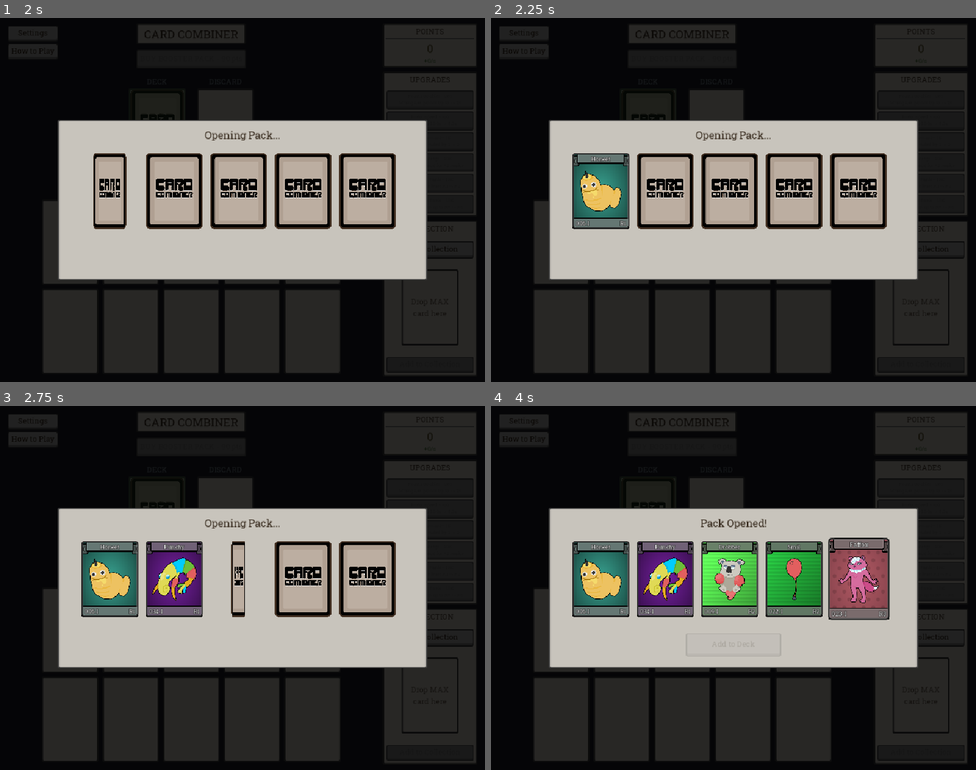
Above: before the commit, frames 1-4 (two rows, left to right).
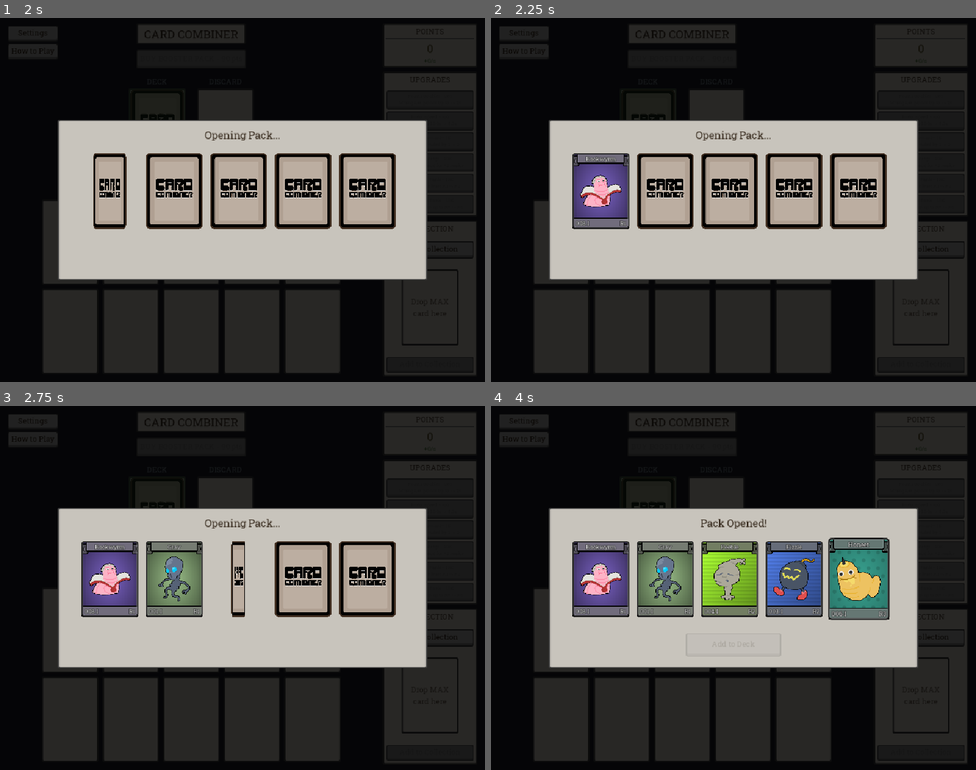
Above: after the commit, the same moments.

Repository: Triysle/card-combiner
Game: Godot game, scene res://scenes/main.tscn
The game is run twice, just before and just after one commit, with the same random seed, the same clock (stepped at 60 frames per second) and the same inputs.
Inputs:
- Up to frame 1 (2 s): click "OPEN BOOSTER PACK - FREE!" at 0.5 s; click "How to Play" at 1.25 s
- Up to frame 2 (2.25 s): click "Open Collection" at 2 s
- Up to frame 3 (2.75 s): no input
- Up to frame 4 (4 s): click "Open Collection" at 2.75 s; click "Open Collection" at 3.5 s

Frame 1 is identical in both runs. In frame 2, 1.7% of the frame differs, in the area x 17-29%, y 37-57%; in frame 3, 3.7%; in frame 4, 8.9%, in the area x 17-82%, y 36-58%.

Commit message:
0.5.8
Adjust collection / booster unlock logic such that only 10 species are in play at one time.

Diff:
--- a/scripts/deck_viewer.gd
+++ b/scripts/deck_viewer.gd
@@ -4,6 +4,7 @@
 ## Collection Viewer - nearly fullscreen grid showing all species and forms
 ## Uses actual CardDisplay instances for consistent visuals
 ## Rows = species (MID), Columns = forms (I, II, III, etc.)
+## Only shows unlocked species (not all 59)
 
 signal closed()
 signal flip_animation_complete()
@@ -106,11 +107,11 @@
 		_animate_card_flip(mid, form)
 
 func _scroll_to_mid(mid: int) -> void:
-	# Find the row for this MID
+	# Find the row index for this MID among UNLOCKED species only
 	var row_index = 0
-	var all_species = MonsterRegistry.get_all_species()
-	for i in range(all_species.size()):
-		if all_species[i].id == mid:
+	var unlocked_species = _get_unlocked_species_sorted()
+	for i in range(unlocked_species.size()):
+		if unlocked_species[i].id == mid:
 			row_index = i
 			break
 
@@ -131,10 +132,22 @@
 	# Also ensure max_size is set
 	max_size = target
 
+func _get_unlocked_species_sorted() -> Array[MonsterSpecies]:
+	## Get only unlocked species, sorted by MID
+	var result: Array[MonsterSpecies] = []
+	var unlocked_mids = GameState.unlocked_species.duplicate()
+	unlocked_mids.sort()
+	for mid in unlocked_mids:
+		var species = MonsterRegistry.get_species(mid)
+		if species:
+			result.append(species)
+	return result
+
 func _calculate_max_forms() -> void:
+	# Calculate max forms among UNLOCKED species only
 	max_forms = 1
-	var all_species = MonsterRegistry.get_all_species()
-	for species in all_species:
+	var unlocked_species = _get_unlocked_species_sorted()
+	for species in unlocked_species:
 		max_forms = maxi(max_forms, species.get_form_count())
 
 func _calculate_sizes() -> void:
@@ -168,7 +181,7 @@
 		child.queue_free()
 	card_displays.clear()
 
-	# Get collection stats
+	# Get collection stats (total forms across ALL species, not just unlocked)
 	var submitted_count = GameState.get_submitted_form_count()
 	var total_forms = MonsterRegistry.get_total_form_count()
 
@@ -177,9 +190,9 @@
 	# Update fixed column headers (outside scroll area)
 	_update_column_headers()
 
-	# Create rows for each species
-	var all_species = MonsterRegistry.get_all_species()
-	for species in all_species:
+	# Create rows for each UNLOCKED species only
+	var unlocked_species = _get_unlocked_species_sorted()
+	for species in unlocked_species:
 		var row = _create_species_row(species)
 		chains_container.add_child(row)
 
--- a/scripts/game_state.gd
+++ b/scripts/game_state.gd
@@ -2,7 +2,7 @@
 extends Node
 
 ## Game state singleton - manages all game data
-## New progression: submit MAX of form N to unlock form N+1 in packs
+## Progression: Start with 10 species unlocked, unlock more by completing species (MAX all forms)
 
 # ===== SIGNALS =====
 signal points_changed(value: int)
@@ -14,6 +14,7 @@
 signal collection_changed()
 signal game_won()
 signal form_unlocked(mid: int, form: int, card: Dictionary)
+signal species_unlocked(mid: int, card: Dictionary)
 
 # ===== CONSTANTS =====
 const MAX_RANK: int = 9          # Highest normal rank (R9)
@@ -22,7 +23,8 @@
 const BASE_DRAW_COOLDOWN: float = 10.0
 const PACK_SIZE: int = 5
 const SAVE_PATH: String = "user://savegame.cfg"
-const SAVE_VERSION: int = 6  # Bumped for new card format
+const SAVE_VERSION: int = 7  # Bumped for species unlock system
+const STARTING_SPECIES_COUNT: int = 10  # How many species unlocked at game start
 
 # Tick timer
 var _tick_timer: Timer
@@ -53,11 +55,15 @@
 var hand: Array[Dictionary] = []
 var upgrade_levels: Dictionary = {}
 
-# Collection tracking
-var unlocked_forms: Dictionary = {}   # {mid: highest_unlocked_form} - what can drop from packs
-var submitted_forms: Dictionary = {}  # {mid: [form_indices]} - completed forms
-var submit_slot: Dictionary = {}      # Card in submit slot
-var packs_purchased: int = 0          # Track for first free pack
+# Species/Collection tracking
+var unlocked_species: Array[int] = []     # MIDs of species player can access
+var unlocked_forms: Dictionary = {}       # {mid: highest_unlocked_form} - what can drop from packs
+var submitted_forms: Dictionary = {}      # {mid: [form_indices]} - completed forms
+var submit_slot: Dictionary = {}          # Card in submit slot
+var packs_purchased: int = 0              # Track for first free pack
+
+# Track last unlock for UI (cleared after read)
+var _last_unlocked_species_card: Dictionary = {}
 
 # Draw cooldown
 var can_draw: bool = true
@@ -91,14 +97,19 @@
 	deck.clear()
 	discard_pile.clear()
 	hand.clear()
+	unlocked_species.clear()
 	unlocked_forms.clear()
 	submitted_forms.clear()
 	submit_slot = {}
 	packs_purchased = 0
-
-	# Initialize unlocked forms: all species start with form 1 unlocked
-	for mid in MonsterRegistry.get_all_mids():
-		unlocked_forms[mid] = 1
+	_last_unlocked_species_card = {}
+
+	# Initialize unlocked species: first N species by MID
+	var all_mids = MonsterRegistry.get_all_mids()
+	for i in range(mini(STARTING_SPECIES_COUNT, all_mids.size())):
+		var mid = all_mids[i]
+		unlocked_species.append(mid)
+		unlocked_forms[mid] = 1  # Each unlocked species starts with form 1 available
 
 	# Initialize hand with empty slots
 	var starting_hand_size = get_current_hand_size()
@@ -340,9 +351,11 @@
 func _generate_pack() -> Array[Dictionary]:
 	var pack: Array[Dictionary] = []
 
-	# Get available forms (unlocked but not submitted)
+	# Get available forms (unlocked species + unlocked form + not submitted)
 	var available: Array[Dictionary] = []  # [{mid, form}, ...]
-	for mid in unlocked_forms.keys():
+	for mid in unlocked_species:
+		if mid not in unlocked_forms:
+			continue
 		var unlocked_form = unlocked_forms[mid]
 		var submitted = submitted_forms.get(mid, [])
 		if unlocked_form not in submitted:
@@ -389,7 +402,42 @@
 	else:
 		return clampi(min_r + randi_range(2, range_size - 1), min_r, max_r)
 
-# ===== COLLECTION & SUBMISSION =====
+# ===== SPECIES & COLLECTION =====
+
+func is_species_unlocked(mid: int) -> bool:
+	return mid in unlocked_species
+
+func get_unlocked_species_count() -> int:
+	return unlocked_species.size()
+
+func is_species_complete(mid: int) -> bool:
+	## Returns true if all forms of this species have been submitted
+	var species = MonsterRegistry.get_species(mid)
+	if not species:
+		return false
+	var form_count = species.get_form_count()
+	var submitted = submitted_forms.get(mid, [])
+	for form in range(1, form_count + 1):
+		if form not in submitted:
+			return false
+	return true
+
+func _get_next_species_to_unlock() -> int:
+	## Find the lowest MID not yet in unlocked_species
+	var all_mids = MonsterRegistry.get_all_mids()
+	for mid in all_mids:
+		if mid not in unlocked_species:
+			return mid
+	return -1  # All species unlocked
+
+func get_last_unlocked_species_card() -> Dictionary:
+	## Get and clear the last unlocked species card (for UI to display)
+	var card = _last_unlocked_species_card
+	_last_unlocked_species_card = {}
+	return card
+
+# ===== FORM TRACKING =====
+
 func is_form_unlocked(mid: int, form: int) -> bool:
 	return unlocked_forms.get(mid, 0) >= form
 
@@ -405,6 +453,8 @@
 		total += submitted_forms[mid].size()
 	return total
 
+# ===== SUBMISSION =====
+
 func set_submit_slot(card: Dictionary) -> void:
 	submit_slot = card
 	collection_changed.emit()
@@ -453,17 +503,38 @@
 	# Clear submit slot
 	submit_slot = {}
 
-	# Unlock next form if not final
-	var unlocked_card: Dictionary = {}
+	# Clear any previous unlock tracking
+	_last_unlocked_species_card = {}
+
+	# Handle unlocks based on whether this was a final form
 	if not is_final:
+		# Unlock next form of same species
 		var next_form = form + 1
 		unlocked_forms[mid] = next_form
-		unlocked_card = CardFactory.create_card(mid, next_form, 1)
+		var unlocked_card = CardFactory.create_card(mid, next_form, 1)
 		deck.append(unlocked_card)
 		deck.shuffle()
 		deck_changed.emit()
 
 		form_unlocked.emit(mid, next_form, unlocked_card)
+	else:
+		# Final form submitted - check if we should unlock a new species
+		var next_species = _get_next_species_to_unlock()
+		if next_species > 0:
+			# Unlock the new species
+			unlocked_species.append(next_species)
+			unlocked_forms[next_species] = 1
+
+			# Create starter card for new species
+			var starter_card = CardFactory.create_card(next_species, 1, 1)
+			deck.append(starter_card)
+			deck.shuffle()
+			deck_changed.emit()
+
+			# Store for UI to retrieve
+			_last_unlocked_species_card = starter_card
+
+			species_unlocked.emit(next_species, starter_card)
 
 	collection_changed.emit()
 
@@ -613,6 +684,7 @@
 	config.set_value("save", "discard_pile", discard_pile)
 	config.set_value("save", "hand", hand)
 	config.set_value("save", "upgrade_levels", upgrade_levels)
+	config.set_value("save", "unlocked_species", unlocked_species)
 	config.set_value("save", "unlocked_forms", unlocked_forms)
 	config.set_value("save", "submitted_forms", submitted_forms)
 	config.set_value("save", "packs_purchased", packs_purchased)
@@ -632,6 +704,7 @@
 	discard_pile = config.get_value("save", "discard_pile", [])
 	hand = config.get_value("save", "hand", [])
 	upgrade_levels = config.get_value("save", "upgrade_levels", {})
+	unlocked_species = config.get_value("save", "unlocked_species", [])
 	unlocked_forms = config.get_value("save", "unlocked_forms", {})
 	submitted_forms = config.get_value("save", "submitted_forms", {})
 	packs_purchased = config.get_value("save", "packs_purchased", 0)
--- a/scripts/main.gd
+++ b/scripts/main.gd
@@ -121,13 +121,20 @@
 	# Close collection
 	collection_popup.hide()
 
-	# Show appropriate popup
+	# Show appropriate popup based on what happened
 	if game_won:
 		_show_win_screen()
 	elif is_final:
-		_show_final_form_popup()
+		# Final form - check if a new species was unlocked
+		var unlocked_species_card = GameState.get_last_unlocked_species_card()
+		if CardFactory.is_valid_card(unlocked_species_card):
+			# New species unlocked - show unlock popup with new species' base form
+			_show_unlock_popup(unlocked_species_card)
+		else:
+			# No new species (all 59 unlocked) - just show progress
+			_show_final_form_popup()
 	else:
-		# Get the unlocked card from GameState (it was added to deck)
+		# Non-final form - show next form unlock
 		var next_form = form + 1
 		var unlocked_card = CardFactory.create_card(mid, next_form, 1)
 		_show_unlock_popup(unlocked_card)
--- a/scripts/unlock_popup.gd
+++ b/scripts/unlock_popup.gd
@@ -30,7 +30,7 @@
 	unlocked_card = card
 
 	var card_name = CardFactory.get_card_name(card)
-	title_label.text = "Unlocked New Form: %s!" % card_name
+	title_label.text = "Unlocked %s!" % card_name
 
 	_create_card_display()
 	_animate_opening()
Binary file changed: index.icon.png
Not shown, changed: index.html
Not shown, changed: index.pck
Not shown, added: scripts.zip
